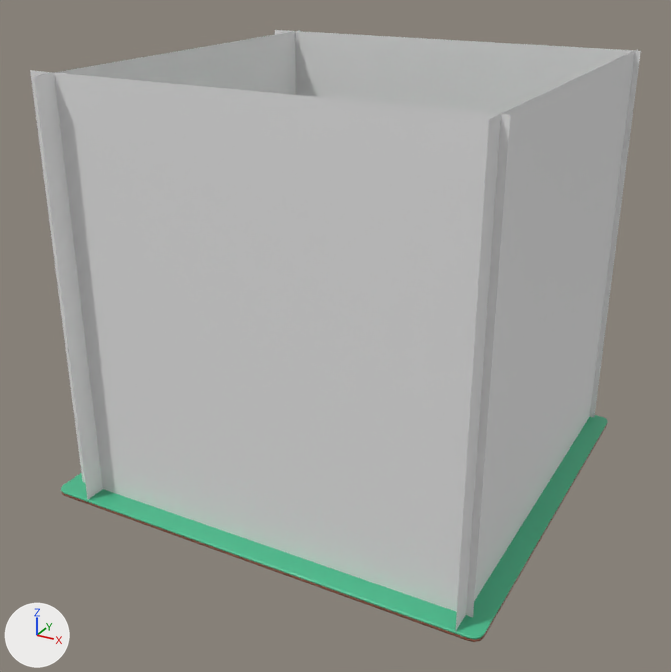
Before and after pictures for a commit that changed the FBX model JumpUp!/map.fbx.
One viewpoint serves both versions: a 50 mm lens placed at (66.6, -127.1, 86.2), pointed at (-0.9, -4.3, 24.8). The axes (+X, +Y, +Z) are drawn at lower left. The lights are the same throughout. Where no turn or scale is listed for an object, it has been applied to the vertices.
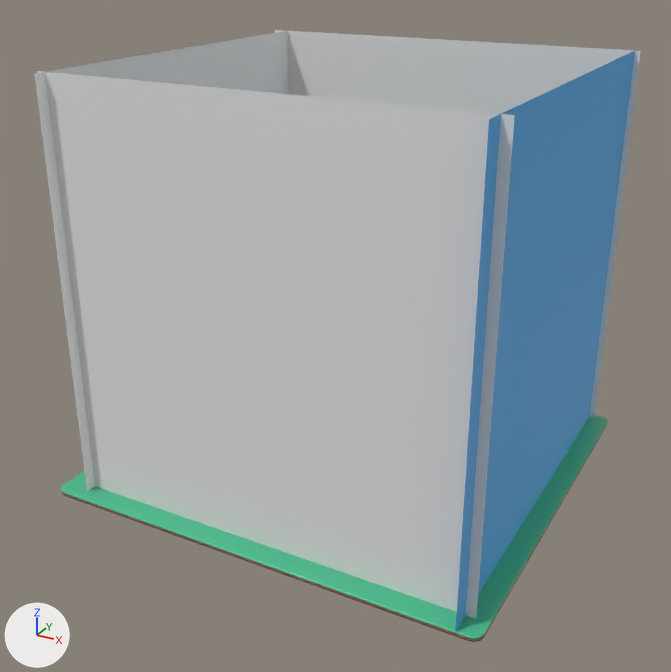
Location of each change, [x1, y1, x2, y2] in pixels of the pictures (671 x 672 px):
'Plane.003', moved, rescaled: before [30, 70, 510, 617]; after [37, 71, 515, 618]
'Plane.004', recoloured (grey to blue): [455, 49, 638, 632] in both
'Plane.002', moved, rescaled: before [34, 30, 300, 500]; after [34, 31, 289, 492]

The change, as a diff of the scene's bpy script:
```diff
--- a/JumpUp!/map.fbx.py
+++ b/JumpUp!/map.fbx.py
@@ mat_material @@
+mat_material = principled_material('Material')
+mat_material.base_color = (0.0573, 0.385, 0.801)  # blue #44a7e7
@@ me_plane_004 @@
 me_plane_004.from_pydata(...)  # 4 vertices, 1 face; spans x 0.0, y -34.8..34.8, z -33.8..33.8
+me_plane_004.materials.append(mat_material)  # blue #44a7e7
@@ ob_plane_002 @@
 ob_plane_002 = bpy.data.objects.new('Plane.002', me_plane_002)
-ob_plane_002.location = (-30.4, 0.4, 34.2)
+ob_plane_002.location = (-32.0, 0.4, 34.2)
 ob_plane_002.rotation_euler = (1.571, 0.0, -1.571)  # degrees (90, 0, -90)
-ob_plane_002.scale = (34.8, 33.8, 1.0)
+ob_plane_002.scale = (33.0, 33.8, 1.0)
@@ ob_plane_003 @@
 ob_plane_003 = bpy.data.objects.new('Plane.003', me_plane_003)
-ob_plane_003.location = (0.0, -30.7, 34.2)
+ob_plane_003.location = (0.9, -30.7, 34.2)
 ob_plane_003.rotation_euler = (1.571, 0.0, 0.0)  # degrees (90, 0, 0)
-ob_plane_003.scale = (34.8, 33.8, 1.0)
+ob_plane_003.scale = (34.3, 33.8, 1.0)
```
